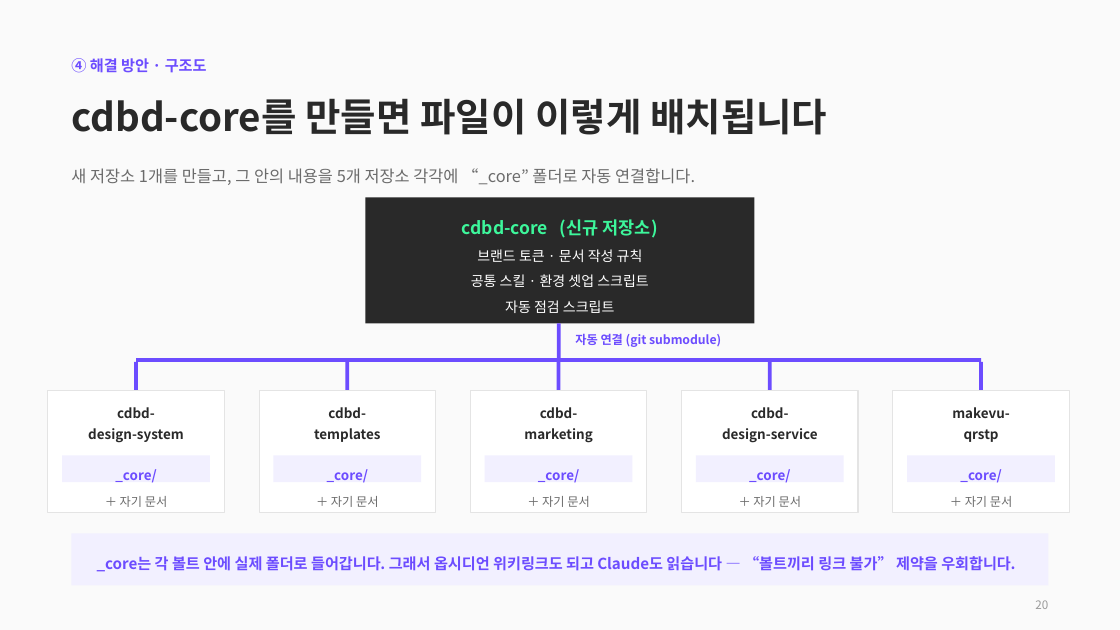
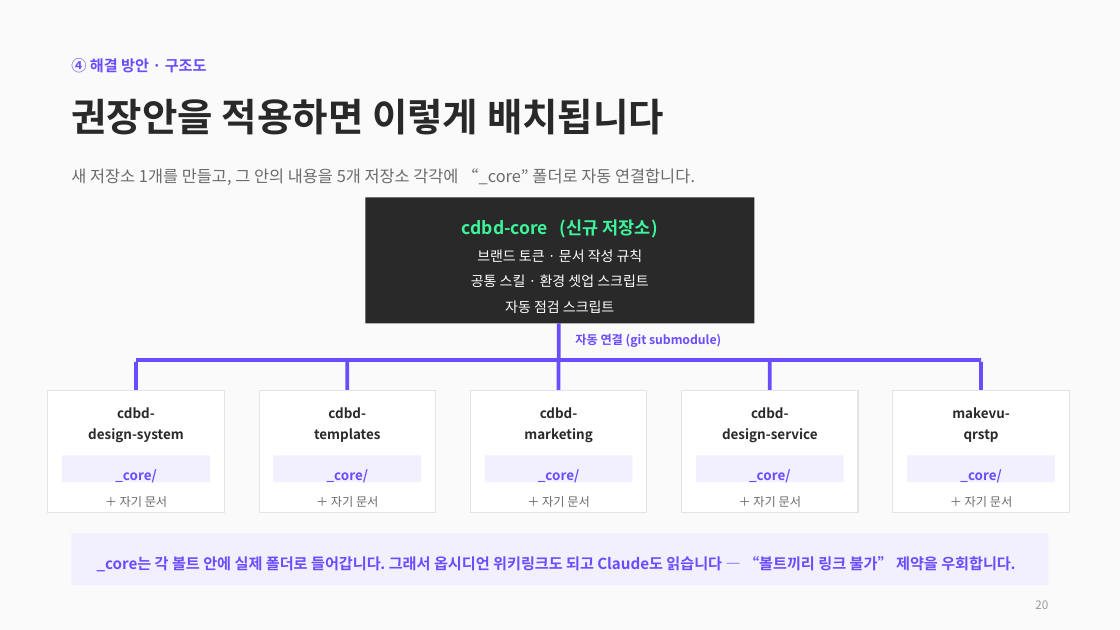
Before and after one commit to CdBd-in/design, a slide deck: slide 20 of CdBd 문서 체계 진단 및 개편 제안.pptx. Drawn at 1120x630 pixels with LibreOffice and Linux fonts; fonts in the diff are those of the drawing. Boxes give left, top, right and bottom in pixels: in the first picture for what was removed or moved away, otherwise in the second. Text is boxed around its words. In the diff, an @@ line names an element or a change of style, - is before the commit and + after.

```diff
--- a/CdBd 문서 체계 진단 및 개편 제안.pptx
+++ b/CdBd 문서 체계 진단 및 개편 제안.pptx
@@ text at (71,98,664,135): text changed @@
-cdbd-core를 만들면 파일이 이렇게 배치됩니다
+권장안을 적용하면 이렇게 배치됩니다
```
Also in this commit, not shown: 5 other slides changed, 1 other file.
